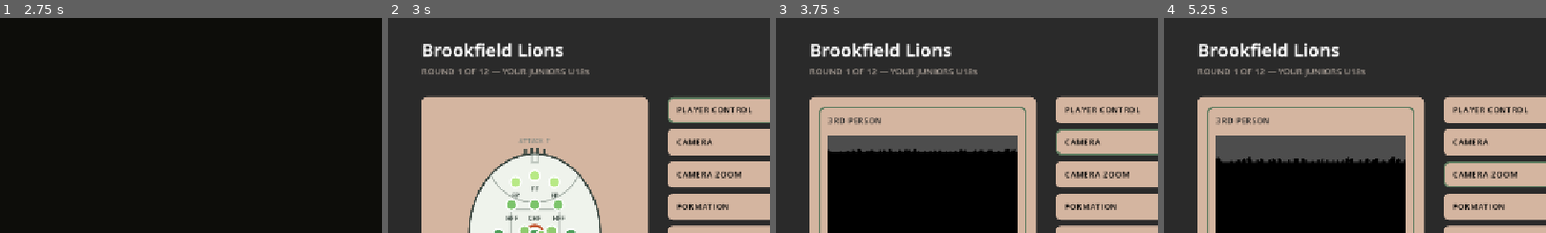
Above: before the commit, frames 1-4 (left to right).
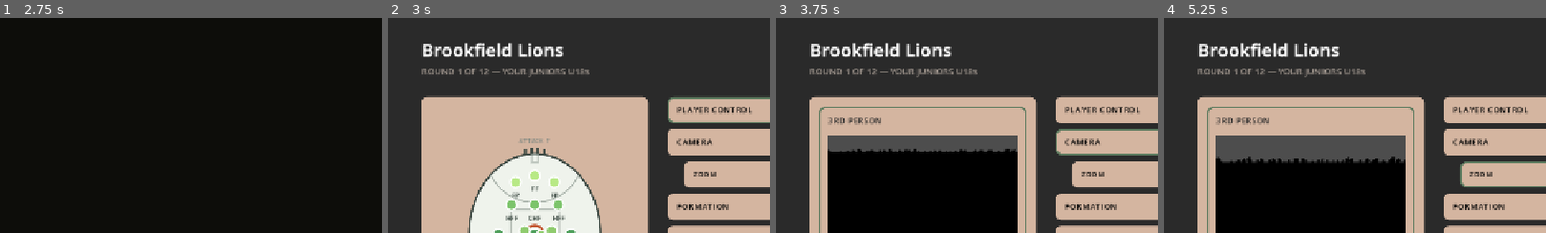
Above: after the commit, the same moments.

Repository: Yaandle/aussie-rules2
Game: Godot game, scene res://scenes/ui/main_menu.tscn
Two runs of this game, one before a commit and one after it. Both use one fixed random seed, a clock stepped at 60 frames per second and the inputs below.
Inputs (mouse positions are % of the whole screen's width and height, from its top left):
- Up to frame 1 (2.75 s): tap Enter (ui_accept) at 0.5, 0.77, 2 s; move the mouse to (72, 45) at 0.52 s; hold D (move_right) 0.53-1.25 s; hold Y (confirm) 0.53-1.25 s; click (72, 45) at 0.67 s; tap R (debug_reset) at 1.25 s; drag from (18, 86) to (45, 70) at 1.27 s; move the mouse to (60, 28) at 2.02 s; hold D (move_right) from 2.03 s (still down); hold L (bump_stance) from 2.03 s (still down); click (60, 28) at 2.17 s; tap Y (confirm) at 2.3 s
- Up to frame 2 (3 s): release D (move_right) at 2.75 s; release L (bump_stance) at 2.75 s; drag from (45, 70) to (20, 35) at 2.77 s
- Up to frame 3 (3.75 s): tap Y (confirm) at 3.5 s; move the mouse to (80, 65) at 3.52 s; hold A (move_left) from 3.53 s (still down); hold Y (confirm) from 3.53 s (still down); tap Down (camera_down) at 3.6 s; click (80, 65) at 3.67 s
- Up to frame 4 (5.25 s): tap Enter (ui_accept) at 3.77, 5 s; release A (move_left) at 4.25 s; release Y (confirm) at 4.25 s; tap R (debug_reset) at 4.25 s; drag from (20, 35) to (35, 25) at 4.27 s; move the mouse to (55, 50) at 5.02 s; hold S (move_back) from 5.03 s (still down); hold Y (confirm) from 5.03 s (still down); tap C (camera_recenter) at 5.1 s; click (55, 50) at 5.17 s
The pictures show only the part of the screen within x 0-50%, y 0-50%; the shares and areas given below are measured in that part.

Frame 1 is identical in both runs. In frame 2, 0.9% of the frame differs, in the area x 73-93%, y 66-79%; in frame 3, 0.9%; in frame 4, 1.0%.

Commit message:
Career pregame: ZOOM as an indented sub-row of CAMERA
Playtest: 'make the camera zoom like an indented smaller option under
camera, like a smaller sub header option, as large as the other
buttons.' The CAMERA ZOOM row is now inset by SUB_ROW_INDENT (28 px)
with a smaller 'ZOOM' title (SIZE_CAPTION); row height and navigation
unchanged. Checked with a --write-movie render.

Co-Authored-By: Claude Opus 5.5 <noreply@anthropic.com>

Diff:
--- a/scripts/ui/career_pregame_screen.gd
+++ b/scripts/ui/career_pregame_screen.gd
@@ -48,6 +48,7 @@
 const BAND_GAP := SoftBrutalist.SPACE_4
 const ROW_HEIGHT := 44.0
 const ROW_PAD := 16.0
+const SUB_ROW_INDENT := 28.0
 const PREVIEW_SIZE := Vector2(380.0, 460.0)
 const CAMERA_FIELD_HEIGHT := 190.0
 ## A real camera's own aspect, not this panel's own wide/short rect — see
@@ -427,8 +428,12 @@
 	column.custom_minimum_size = Vector2(380.0, 0.0)
 	column.mouse_filter = Control.MOUSE_FILTER_IGNORE
 
-	for row in _settings:
-		column.add_child(_build_setting_row(row))
+	for i in _settings.size():
+		var row_panel := _build_setting_row(_settings[i])
+		if i == CAMERA_ZOOM_ROW:
+			column.add_child(_indent_sub_row(row_panel, i))
+		else:
+			column.add_child(row_panel)
 
 	var spacer := Control.new()
 	spacer.size_flags_vertical = Control.SIZE_EXPAND_FILL
@@ -498,6 +503,21 @@
 	return panel
 
 
+## ZOOM reads as a sub-option of CAMERA (playtest: "an indented smaller
+## option under camera, like a smaller sub header... as large as the other
+## buttons"): same row height, inset by SUB_ROW_INDENT, with a smaller
+## title. Navigation is unchanged — it's still an ordinary row index.
+func _indent_sub_row(row_panel: Panel, index: int) -> Control:
+	var title := _row_title_labels[index]
+	title.text = "ZOOM"
+	title.add_theme_font_size_override(&"font_size", SoftBrutalist.SIZE_CAPTION)
+	var indent := MarginContainer.new()
+	indent.mouse_filter = Control.MOUSE_FILTER_IGNORE
+	indent.add_theme_constant_override(&"margin_left", int(SUB_ROW_INDENT))
+	indent.add_child(row_panel)
+	return indent
+
+
 func _build_start_row() -> Panel:
 	_start_panel = Panel.new()
 	_start_panel.custom_minimum_size = Vector2(0.0, ROW_HEIGHT + 8.0)
